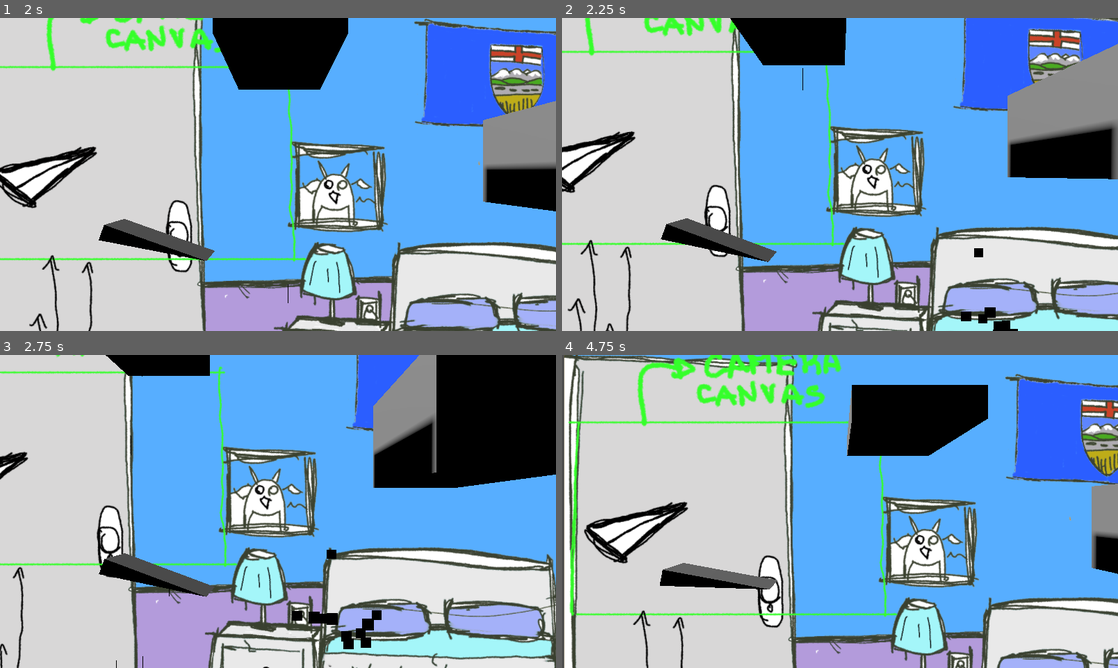
Above: before the commit, frames 1-4 (two rows, left to right).
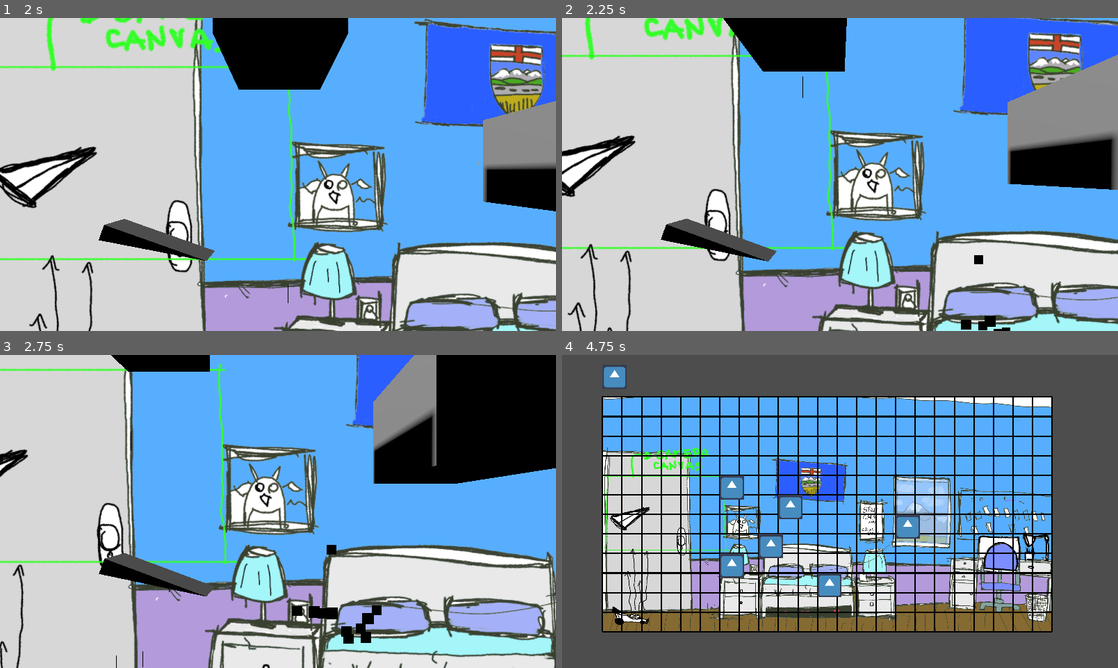
Above: after the commit, the same moments.

Repository: theWiseFoxes/Jam-take-flight
Game: Godot game, scene res://Scenes/gameScenes/main_menu.tscn
Same seed, same stepped clock (60 frames per second), same inputs: the game is played once before the commit and once after it. The engine's default icon, where the game draws it, is replaced by a stand-in: a white triangle on a blue panel in a dark square.
Inputs (mouse positions are in pixels of both pictures, inside the frame that each line leads up to):
- Up to frame 1 (2 s): click "Play" at 0.5 s; click "Lets Go!" at 1.25 s
- Up to frame 2 (2.25 s): move the mouse to (962, 158) at 2.02 s; click (962, 158) at 2.1 s
- Up to frame 3 (2.75 s): no input
- Up to frame 4 (4.75 s): move the mouse to (728, 527) at 2.77 s; tap Space (FanButton) at 2.85 s; click (728, 527) at 3.05 s; move the mouse to (895, 442) at 3.52 s; click (895, 442) at 3.6 s; move the mouse to (812, 574) at 4.27 s; click (812, 574) at 4.35 s

Frame 1 is identical in both runs. In frame 2, 18% of the frame differs, in the area x 0-100%, y 0-100%; in frame 3, 13%; in frame 4, 82%.

Commit message:
got the grid mapping working more consistently

Diff:
--- a/take-flight-game/Scenes/gameScenes/2d_gameScene.tscn
+++ b/take-flight-game/Scenes/gameScenes/2d_gameScene.tscn
@@ -1,23 +1,9 @@
-[gd_scene load_steps=6 format=3 uid="uid://4ianqhb1b2xs"]
+[gd_scene load_steps=5 format=3 uid="uid://4ianqhb1b2xs"]
 
 [ext_resource type="Script" path="res://Scripts/obstacles/obstacle2DSpawner.gd" id="1_8birw"]
 [ext_resource type="PackedScene" uid="uid://cjavb16ynt332" path="res://Scenes/obstacles/obstacleBase2D.tscn" id="1_qw7gf"]
 [ext_resource type="Script" path="res://Scripts/drawGrid.gd" id="3_05ufi"]
 [ext_resource type="Texture2D" uid="uid://cbifk5pxlml3c" path="res://Sprites/temp-background.png" id="4_nvrp2"]
-
-[sub_resource type="GDScript" id="GDScript_hm5k7"]
-script/source = "extends Camera2D
-
-
-# Called when the node enters the scene tree for the first time.
-func _ready():
-	pass # Replace with function body.
-
-
-# Called every frame. 'delta' is the elapsed time since the previous frame.
-func _process(delta):
-	pass
-"
 
 [node name="2dGameScene" type="Node2D"]
 
@@ -30,20 +16,25 @@
 region_enabled = true
 region_rect = Rect2(0, 434.714, 2300, 1200)
 
-[node name="gridNode" type="Node2D" parent="." node_paths=PackedStringArray("placingObject")]
+[node name="gridNode" type="Node2D" parent="."]
 unique_name_in_owner = true
 script = ExtResource("3_05ufi")
-placingObject = NodePath("../Spawner2D/Node2D")
 
 [node name="Spawner2D" type="Node2D" parent="."]
+unique_name_in_owner = true
 script = ExtResource("1_8birw")
 
-[node name="Node2D" parent="Spawner2D" instance=ExtResource("1_qw7gf")]
-position = Vector2(433, 268)
+[node name="GridContainer" type="HBoxContainer" parent="."]
+offset_left = 84.0
+offset_top = 20.0
+offset_right = 1014.0
+offset_bottom = 85.0
+
+[node name="Node2D3" parent="GridContainer" instance=ExtResource("1_qw7gf")]
 metadata/Version3D = "res://Scenes/obstacles/obstacle_brick.tscn"
 
-[node name="Camera2D" type="Camera2D" parent="."]
-anchor_mode = 0
-script = SubResource("GDScript_hm5k7")
+[node name="Node2D" parent="GridContainer" instance=ExtResource("1_qw7gf")]
+metadata/Version3D = "res://Scenes/obstacles/obstacle_brick.tscn"
 
-[connection signal="state_updated" from="gridNode" to="Spawner2D" method="updateGlobal"]
+[node name="Node2D2" parent="GridContainer" instance=ExtResource("1_qw7gf")]
+metadata/Version3D = "res://Scenes/obstacles/obstacle_brick.tscn"
--- a/take-flight-game/Scenes/gameScenes/3d_scene.tscn
+++ b/take-flight-game/Scenes/gameScenes/3d_scene.tscn
@@ -111,3 +111,5 @@
 
 [node name="ObstacleBrick" parent="gameLayer/obstacleSpawner" instance=ExtResource("13_pqxct")]
 transform = Transform3D(1, 0, 0, 0, 1, 0, 0, 0, 1, 9, 6, 0)
+
+[connection signal="plane_collided" from="gameLayer/player" to="gameLayer/obstacleSpawner" method="updateGlobal"]
--- /dev/null
+++ b/take-flight-game/Scenes/obstacles/2dplacement.gd
@@ -0,0 +1,25 @@
+extends Sprite2D
+
+var moving = false
+var notChosen = false
+@onready var spawner: Node2D = $"../Spawner2D"
+
+func _ready():
+    if get_parent() == spawner:
+        notChosen = true
+
+# Called every frame. 'delta' is the elapsed time since the previous frame.
+func _process(_delta):
+    if not notChosen:
+        if Input.is_action_just_pressed("select_sprite"):
+            if not moving:
+                if get_rect().has_point(to_local(get_viewport().get_mouse_position())):
+                    moving = true
+                else:
+                    notChosen = true
+            else:
+                if spawner.give_child(self):
+                    moving = false
+        if moving:
+            var cellPos = %gridNode.grid_snap(get_viewport().get_mouse_position())
+            position = cellPos
--- a/take-flight-game/Scenes/obstacles/obstacleBase2D.tscn
+++ b/take-flight-game/Scenes/obstacles/obstacleBase2D.tscn
@@ -1,6 +1,7 @@
-[gd_scene load_steps=2 format=3 uid="uid://cjavb16ynt332"]
+[gd_scene load_steps=3 format=3 uid="uid://cjavb16ynt332"]
 
 [ext_resource type="Texture2D" uid="uid://xf5xhpqe83jn" path="res://icon.svg" id="1_8du1f"]
+[ext_resource type="Script" path="res://Scenes/obstacles/2dplacement.gd" id="2_gi6w8"]
 
 [node name="obstacleSprite" type="Sprite2D"]
 scale = Vector2(0.5, 0.5)
@@ -8,4 +9,5 @@
 centered = false
 region_enabled = true
 region_rect = Rect2(14, 14, 100, 100)
+script = ExtResource("2_gi6w8")
 metadata/version3D = "res://Scenes/obstacles/obstacle_brick.tscn"
--- a/take-flight-game/Scripts/drawGrid.gd
+++ b/take-flight-game/Scripts/drawGrid.gd
@@ -1,46 +1,36 @@
 extends Node2D
 
-signal state_updated
-
-@export var placingObject: Node2D
 @export var lineColor: Color = Color.BLACK
 
-@onready var screen = %tempBackground.get_rect()
-@onready var rows = ObstacleSpawningData.gridRows
-@onready var columns = ObstacleSpawningData.gridColumns
-@onready var cellWidth: float = (screen.size.x / columns) * %tempBackground.scale.x
-@onready var cellHeight: float = (screen.size.y / rows) * %tempBackground.scale.y
+@onready var screenSize = %tempBackground.get_rect().size * %tempBackground.scale
+@onready var gridSize = ObsSpawnData.gridSize
+@onready var cellSize = (screenSize / gridSize)
+@onready var startPos = %tempBackground.position
 
 func _draw():
-    var start = %tempBackground.position
-    var end = start + Vector2(0, screen.size.y * %tempBackground.scale.y)
+    var start = startPos
+    var end = start + Vector2(0, screenSize.y)
 
-    var cellInc = Vector2(cellWidth, 0)
-    for rowNum in range(columns + 1):
+    var cellInc = Vector2(cellSize.x, 0)
+    for rowNum in range(gridSize.x + 1):
 
         draw_line(start, end, lineColor, 3.0)
         start += cellInc
         end += cellInc
 
-    start = %tempBackground.position
-    end = start+ Vector2(screen.size.x * %tempBackground.scale.x, 0)
-    cellInc = Vector2(0, cellHeight)
+    start = startPos
+    end = start + Vector2(screenSize.x, 0)
+    cellInc = Vector2(0, cellSize.y)
 
-    for colNum in range(rows + 1):
+    for colNum in range(gridSize.y + 1):
         draw_line(start, end, lineColor, 3.0)
         start += cellInc
         end += cellInc
 
-func _unhandled_input(event):
-    if placingObject != null:
-        if event is InputEventMouse:
-            var cellPos = grid_snap(event.position)
-            print(cellPos)
-            placingObject.position = cellPos
-            if event.button_mask&MOUSE_BUTTON_MASK_LEFT != 0:
-                placingObject = null
-                state_updated.emit()
+func grid_snap(mousePos):
+    var gridPosition = mousePos - (startPos + (cellSize / 2))
+    return startPos + (gridPosition).snapped(cellSize)
 
-func grid_snap(mousePos):
-    var gridPosition = mousePos - (%tempBackground.position + Vector2(cellWidth / 2, cellHeight / 2))
-    return %tempBackground.position + (gridPosition).snapped(Vector2(cellWidth, cellHeight))
+func in_grid(pos: Vector2):
+    var gridRect = Rect2(startPos, screenSize)
+    return gridRect.has_point(pos)
--- /dev/null
+++ b/take-flight-game/Scripts/obstacles/obsSpawnData.gd
@@ -0,0 +1,21 @@
+extends Node
+
+# global Dictionary for sycing obstacles across 2d and 3d
+# dictionary should store obstacle names as the keys, and an obstaclesData instance as the values
+# any variables in this script will be global because it's specified as an autoload in the project settings
+var objLocs: Dictionary
+
+# the width and height of the background in meters
+var gridSize = Vector2(23, 12)
+
+func flatten(vec: Vector3):
+    return vec.x + (vec.y + 1) * vec.x
+
+func getCell(vec: Vector3):
+    return objLocs[floor(vec.x + (vec.y + 1) * vec.x)]
+
+func setCell(vec: Vector3, data):
+    objLocs[floor(vec.x + (vec.y) * vec.x)] = data
+
+func checkPos(vec: Vector3):
+    return objLocs.has(floor(vec.x + (vec.y) * vec.x))
--- a/take-flight-game/Scripts/obstacles/obstacle2DSpawner.gd
+++ b/take-flight-game/Scripts/obstacles/obstacle2DSpawner.gd
@@ -5,7 +5,7 @@
 var loadedTypes: Dictionary
 
 @onready var scaleHeight = %tempBackground.get_rect().size.y
-@onready var cellSize = Vector2( %gridNode.cellWidth, %gridNode.cellHeight)
+@onready var cellSize = %gridNode.cellSize
 @onready var spriteScale = %tempBackground.scale
 
 # Called when the node enters the scene tree for the first time.
@@ -14,11 +14,9 @@
 
 func loadAllObstacles():
     for obs in get_children():
-        if !ObstacleSpawningData.objectLocations.has(obs.name):
-            var data = obstaclesData.new(obs.name, scale2Dto3D(obs.position), obs.texture.resource_path, obs.get_meta("version3D"))
-            ObstacleSpawningData.objectLocations[obs.name] = data
+            obs.queue_free()
 
-    for entry in ObstacleSpawningData.objectLocations.values():
+    for entry in ObsSpawnData.objLocs.values():
         loadObstacle(entry)
 
 func loadObstacle(obstacle):
@@ -34,19 +32,38 @@
     instance.texture = loadedTypes[obstacle.spriteFor2D]
     instance.position = scale3Dto2D(obstacle.location)
     instance.set_meta("version3D", obstacle.version3D)
+    instance.set_meta("gridLoc", obstacle.location)
 
-func updateGlobal():
+func give_child(newChild):
+    if not %gridNode.in_grid(newChild.position):
+        return false
+    var gridCoords = scale2Dto3D(newChild.position)
+    if ObsSpawnData.objLocs.has(gridCoords):
+        return false
+    newChild.get_parent().remove_child(newChild)
+    add_child(newChild)
+
+    newChild.set_meta("gridLoc", gridCoords)
     for obs in get_children():
-       var data = obstaclesData.new(obs.name, scale2Dto3D(obs.position), obs.texture.resource_path, obs.get_meta("version3D"))
-       ObstacleSpawningData.objectLocations[obs.name] = data
+        updateData(obs)
+    newChild.position = scale3Dto2D(newChild.get_meta("gridLoc"))
+
     get_tree().change_scene_to_file("res://Scenes/gameScenes/3d_scene.tscn")
+    return true
 
 func scale3Dto2D(vec3d: Vector3):
-    var vec2d = (Vector2(vec3d.x, vec3d.y)) * cellSize
-    vec2d.y = (scaleHeight * spriteScale.y) - vec2d.y
-    return vec2d
+    var vec2d = (Vector2(vec3d.x, vec3d.y + 1)) * cellSize
+    vec2d.y = ((scaleHeight * spriteScale.y) - vec2d.y)
+    vec2d = vec2d + %tempBackground.position
+    return %gridNode.grid_snap(vec2d)
 
 func scale2Dto3D(vec2d: Vector2):
-    vec2d.y = (scaleHeight * spriteScale.y)  - vec2d.y
+    vec2d -= %tempBackground.position
+    vec2d.y = ((scaleHeight * spriteScale.y) - vec2d.y)
     vec2d = vec2d / cellSize
-    return Vector3(vec2d.x, vec2d.y, 0)
+    return floor(Vector3(vec2d.x, vec2d.y - 1, 0))
+
+func updateData(obs):
+    var gridCoord = obs.get_meta("gridLoc")
+    var data = obstaclesData.new(obs.name, gridCoord, obs.texture.resource_path, obs.get_meta("version3D"))
+    ObsSpawnData.objLocs[gridCoord] = data
--- a/take-flight-game/Scripts/obstacles/obstacle3DSpawner.gd
+++ b/take-flight-game/Scripts/obstacles/obstacle3DSpawner.gd
@@ -7,17 +7,17 @@
 
 # Called when the node enters the scene tree for the first time.
 func _ready():
-    ObstacleSpawningData.gridRows = (backgroundSize.y / obstacleSize)* %backgroundLayer.pixel_size
-    ObstacleSpawningData.gridColumns = (backgroundSize.x / obstacleSize)* %backgroundLayer.pixel_size
+    ObsSpawnData.gridSize = (backgroundSize / obstacleSize) * %backgroundLayer.pixel_size
     loadAllObstacles()
 
 func loadAllObstacles():
     for obs in get_children():
-        if !ObstacleSpawningData.objectLocations.has(obs.name):
-            var data = obstaclesData.new(obs.name, obs.position, obs.get_meta("spriteFor2D"), obs.get_meta("version3D"))
-            ObstacleSpawningData.objectLocations[obs.name] = data
+        if !ObsSpawnData.objLocs.has(floor(obs.position)):
+            obs.set_meta("gridLoc", floor(obs.position))
+            var data = obstaclesData.new(obs.name, obs.get_meta("gridLoc"), obs.get_meta("spriteFor2D"), obs.get_meta("version3D"))
+            ObsSpawnData.objLocs[obs.get_meta("gridLoc")] = data
 
-    for entry in ObstacleSpawningData.objectLocations.values():
+    for entry in ObsSpawnData.objLocs.values():
         loadObstacle(entry)
 
 func loadObstacle(obstacle):
@@ -33,8 +33,9 @@
     instance.position = obstacle.location
     instance.set_meta("version3D", obstacle.version3D)
     instance.set_meta("spriteFor2D", obstacle.spriteFor2D)
+    instance.set_meta("gridLoc", obstacle.location)
 
 func updateGlobal():
     for obs in get_children():
-        var data = obstaclesData.new(obs.name, obs.position, obs.get_meta("spriteFor2D"), obs.get_meta("version3D"))
-        ObstacleSpawningData.objectLocations[obs.name] = data
+        var data = obstaclesData.new(obs.name, obs.get_meta("gridLoc"), obs.get_meta("spriteFor2D"), obs.get_meta("version3D"))
+        ObsSpawnData.objLocs[obs.get_meta("gridLoc")] = data
--- a/take-flight-game/Scripts/obstacles/obstacleSpawningData.gd
+++ /dev/null
@@ -1,10 +0,0 @@
-extends Node
-
-# global Dictionary for sycing obstacles across 2d and 3d
-# dictionary should store obstacle names as the keys, and an obstaclesData instance as the values
-# any variables in this script will be global because it's specified as an autoload in the project settings
-var objectLocations: Dictionary
-
-# the width and height of the background in meters
-var gridRows: int = 12
-var gridColumns: int = 23
--- a/take-flight-game/Scripts/player.gd
+++ b/take-flight-game/Scripts/player.gd
@@ -2,24 +2,23 @@
 
 signal plane_collided
 
-@export var upwardForceValue:float = 15
-@export var rotationalSpeedDeg:float = 30
-@export var startSpeed:Vector3 = Vector3(2,0,0)
-@export var maxAngle:float = 20.0
-@export var minAngle:float = -20.0
+@export var upwardForceValue: float = 15
+@export var rotationalSpeedDeg: float = 30
+@export var startSpeed: Vector3 = Vector3(2, 0, 0)
+@export var maxAngle: float = 20.0
+@export var minAngle: float = -20.0
 
-@export var areaScale:Vector3 = Vector3(1,4,1)
-@export var drag_coefficient:Vector3 = Vector3(0, 1.5, 0)
-@export var airDensity:float = 1.204
+@export var areaScale: Vector3 = Vector3(1, 4, 1)
+@export var drag_coefficient: Vector3 = Vector3(0, 1.5, 0)
+@export var airDensity: float = 1.204
 
-@onready var bodyShape:Shape3D = $playerCollision.shape
-@onready var planeMesh:MeshInstance3D = $playerMesh
-@onready var rotationalSpeedRad:float = deg_to_rad(rotationalSpeedDeg)
-var dragForce:Vector3 = Vector3(0,0,0)
-var cutoff:float = 0.0001
-var area:Vector3 = Vector3(0.01,0.01,0.01)
+@onready var bodyShape: Shape3D = $playerCollision.shape
+@onready var planeMesh: MeshInstance3D = $playerMesh
+@onready var rotationalSpeedRad: float = deg_to_rad(rotationalSpeedDeg)
+var dragForce: Vector3 = Vector3(0, 0, 0)
+var cutoff: float = 0.0001
+var area: Vector3 = Vector3(0.01, 0.01, 0.01)
 var stopped = false
-
 
 func roundMinToZero(vec: Vector3, minimum: float):
     var result: Vector3 = Vector3()
@@ -36,10 +35,9 @@
     area *= areaScale
     linear_velocity = startSpeed
 
-
-func _physics_process (_delta ):
+func _physics_process(_delta):
     var temp_velocity = roundMinToZero(linear_velocity, cutoff)
-    dragForce = (temp_velocity * temp_velocity) * 0.5 * drag_coefficient *  airDensity * area
+    dragForce = (temp_velocity * temp_velocity) * 0.5 * drag_coefficient * airDensity * area
     dragForce = dragForce * (-linear_velocity.sign())
     apply_central_force(dragForce)
     if not stopped:
@@ -48,7 +46,6 @@
             applyUpward()
         else:
             applyDownward()
-
 
 func applyUpward():
     apply_central_force((Vector3.UP * upwardForceValue * mass))
@@ -63,11 +60,9 @@
     else:
         angular_velocity.z = 0
 
+func _on_body_entered(body: Node):
 
-
-func _on_body_entered(body:Node):
-
-    print("entered body"+body.name)
+    print("entered body" + body.name)
     print("could be floor")
 
     if body.is_in_group("floor"):
@@ -87,8 +82,6 @@
             stopped = true
             plane_collided.emit()
 
-
-
 func applyFlies():
     print("flies on")
     mass += 0.3
--- a/take-flight-game/project.godot
+++ b/take-flight-game/project.godot
@@ -17,7 +17,7 @@
 
 [autoload]
 
-ObstacleSpawningData="*res://Scripts/obstacles/obstacleSpawningData.gd"
+ObsSpawnData="*res://Scripts/obstacles/obsSpawnData.gd"
 
 [display]
 
@@ -33,6 +33,12 @@
 "deadzone": 0.5,
 "events": [Object(InputEventKey,"resource_local_to_scene":false,"resource_name":"","device":-1,"window_id":0,"alt_pressed":false,"shift_pressed":false,"ctrl_pressed":false,"meta_pressed":false,"pressed":false,"keycode":0,"physical_keycode":32,"key_label":0,"unicode":32,"echo":false,"script":null)
 , Object(InputEventJoypadButton,"resource_local_to_scene":false,"resource_name":"","device":-1,"button_index":0,"pressure":0.0,"pressed":true,"script":null)
+, Object(InputEventMouseButton,"resource_local_to_scene":false,"resource_name":"","device":-1,"window_id":0,"alt_pressed":false,"shift_pressed":false,"ctrl_pressed":false,"meta_pressed":false,"button_mask":0,"position":Vector2(0, 0),"global_position":Vector2(0, 0),"factor":1.0,"button_index":1,"canceled":false,"pressed":false,"double_click":false,"script":null)
+]
+}
+select_sprite={
+"deadzone": 0.5,
+"events": [Object(InputEventMouseButton,"resource_local_to_scene":false,"resource_name":"","device":-1,"window_id":0,"alt_pressed":false,"shift_pressed":false,"ctrl_pressed":false,"meta_pressed":false,"button_mask":1,"position":Vector2(128, 10),"global_position":Vector2(132, 51),"factor":1.0,"button_index":1,"canceled":false,"pressed":true,"double_click":false,"script":null)
 ]
 }
 
